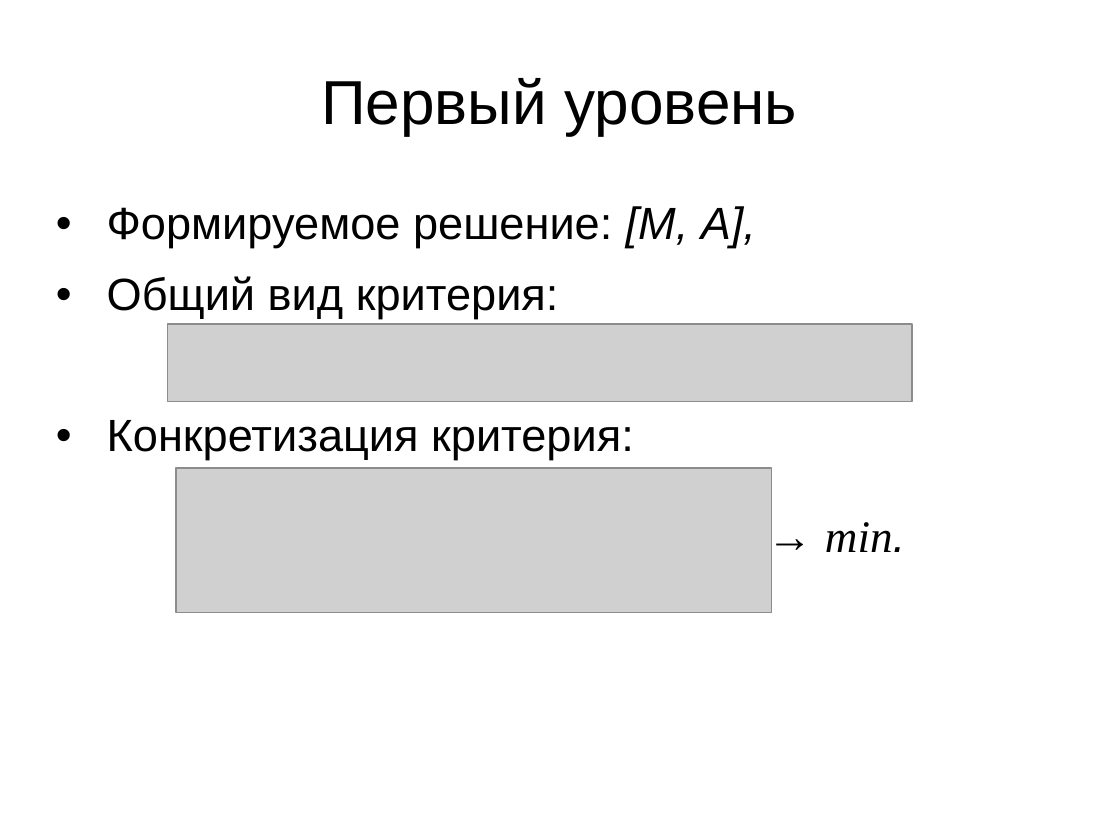
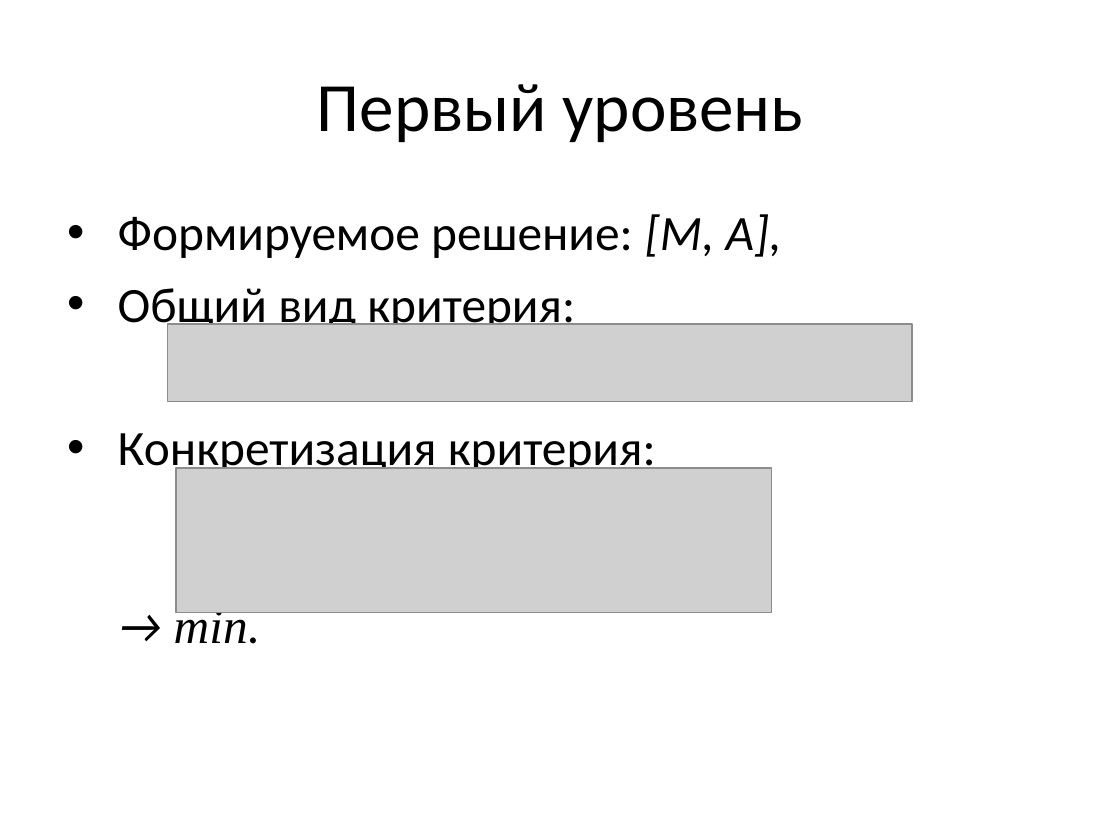
Before and after one commit to sasha2567/diplom, a slide deck: slide 9 of К защите/Саша/В диплом/На защиту.ppt. Drawn at 1120x840 pixels with LibreOffice and Linux fonts; fonts in the diff are those of the drawing; grey boxes stand for pictures. Boxes give left, top, right and bottom in pixels: in the first picture for what was removed or moved away, otherwise in the second. Text is boxed around its words. In the diff, an @@ line names an element or a change of style, - is before the commit and + after.

```diff
--- a/К защите/Саша/В диплом/На защиту.ppt
+++ b/К защите/Саша/В диплом/На защиту.ppt
@@ title "Первый уровень" at [317,84,803,142]: size 44 to 49 pt, font Arial to Calibri; line spacing 0.93 to 1 @@
@@ text "Формируемое решение: [М, А]," at [118,214,782,644]: size 32 to 35 pt, font Arial to Calibri; line spacing 0.93 to 1; less space between paragraphs @@
```
Also in this commit, not shown: 18 other slides changed, 5 other files.
